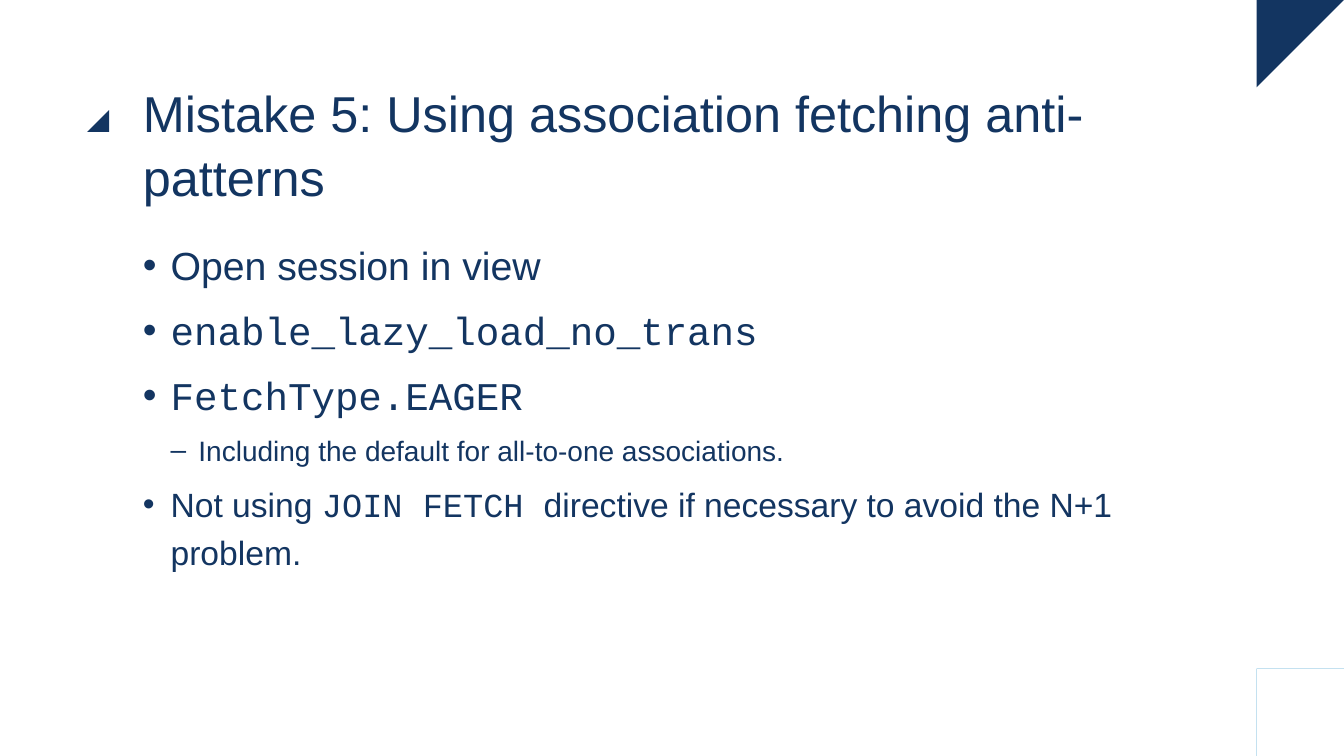
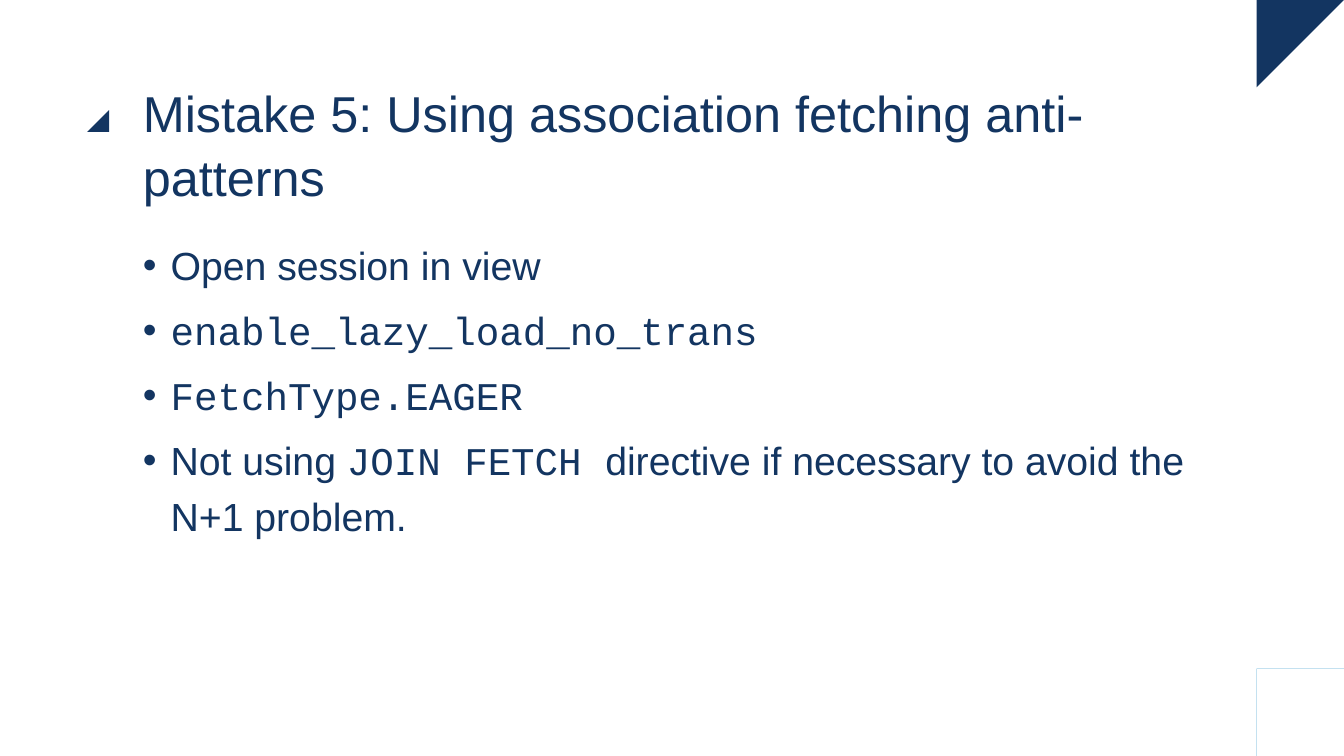
Before and after one commit to raoulvdberge/jpa-with-hibernate, a slide deck: slide 46 of slides.pptx (slide 44 before the commit). Drawn at 1344x756 pixels with LibreOffice and Linux fonts; fonts in the diff are those of the drawing. Boxes give left, top, right and bottom in pixels: in the first picture for what was removed or moved away, otherwise in the second. Text is boxed around its words. In the diff, an @@ line names an element or a change of style, - is before the commit and + after.

Commit message:
Update slides for cartesian product problem and use passDistinctThrough query hint

```diff
--- a/slides.pptx
+++ b/slides.pptx
@@ text at (x1=171, y1=446, x2=1184, y2=539): size 24 to 28 pt in "Not using JOIN FETCH directive if necessary ..." @@
@@ text at (x1=198, y1=440, x2=784, y2=466): paragraph removed @@
-  – Including the default for all-to-one associations.
```
Also in this commit, not shown: 12 other slides changed, 2 slides added, 3 other files.
